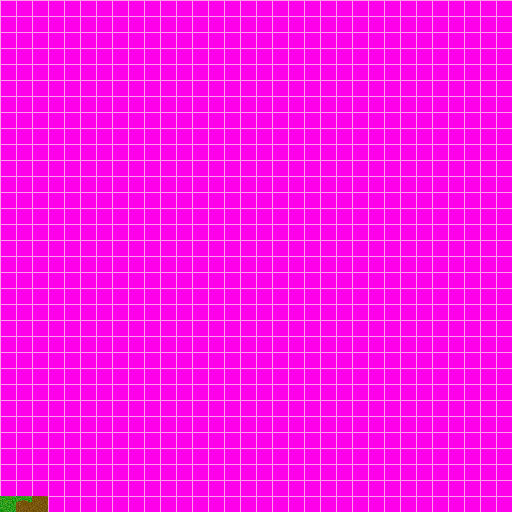
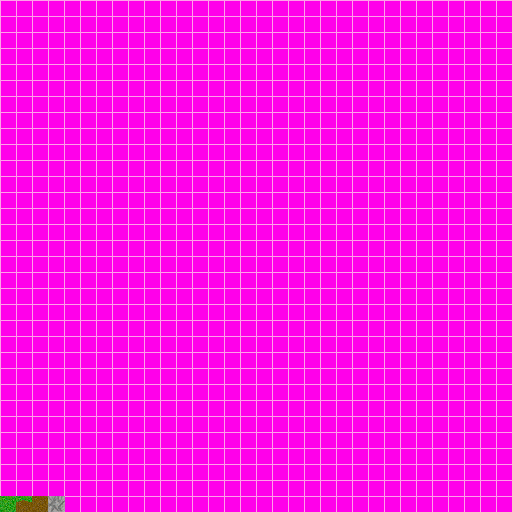
Before/after of a 512×512 layered artwork. What changed in the layer stack:
painted on "Background" over left=48, top=496, right=65, bottom=512
